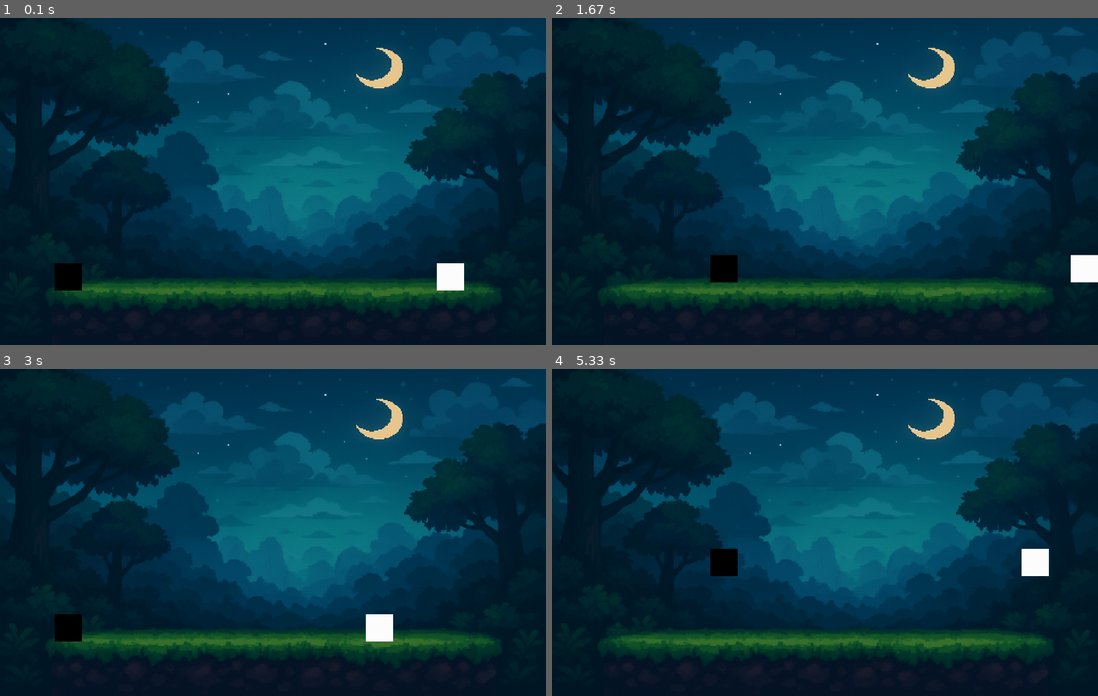
Above: before the commit, frames 1-4 (two rows, left to right).
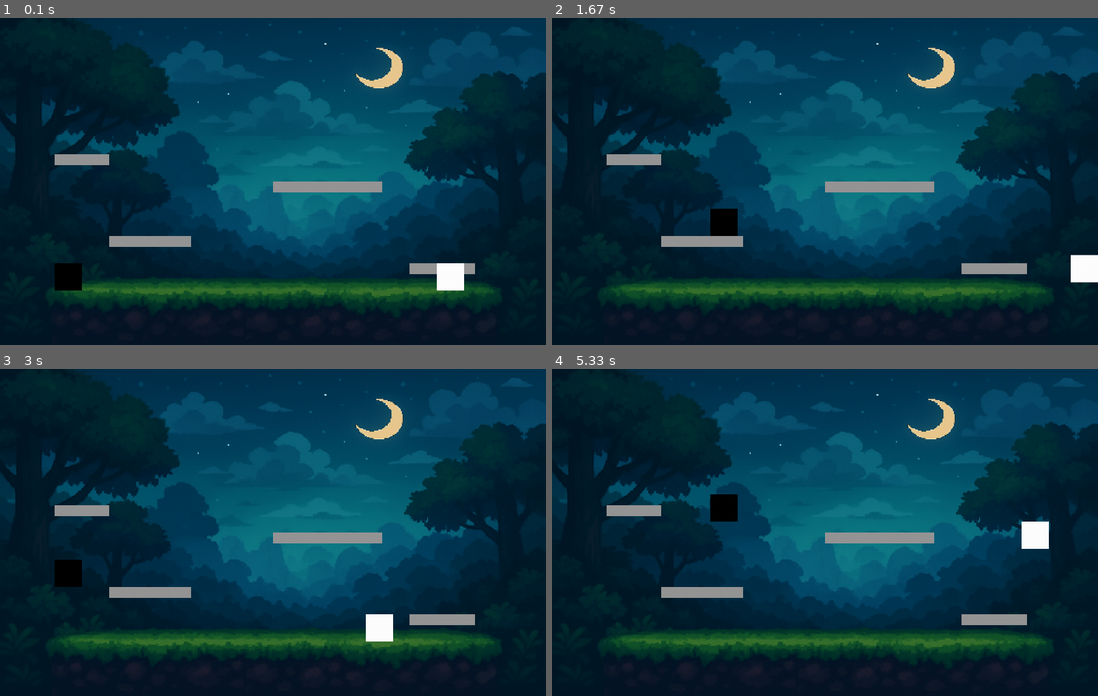
Above: after the commit, the same moments.

Repository: soishizaki/Pygame
Game: pygame game, started from lutinha.py
Two runs of this game, one before a commit and one after it. Both use one fixed random seed, a clock stepped at 60 frames per second and the inputs below.
Inputs:
- Up to frame 1 (0.1 s): no input
- Up to frame 2 (1.67 s): tap W at 0.33 s; hold Right 0.67-1.13 s; hold D 0.67-1.13 s; hold Up 1.17-1.47 s; hold W 1.17-1.47 s; hold Right from 1.5 s (still down); hold D from 1.5 s (still down)
- Up to frame 3 (3 s): release Right at 1.97 s; release D at 1.97 s; hold Left 2-2.53 s; hold A 2-2.53 s; hold Left 2.57-2.97 s; hold A 2.57-2.97 s
- Up to frame 4 (5.33 s): hold Up 3-3.37 s; hold W 3-3.37 s; hold Right 3.4-4.03 s; hold D 3.4-4.03 s; hold Left 4.07-4.53 s; hold A 4.07-4.53 s; hold Right 4.57-5.03 s; hold D 4.57-5.03 s; hold Up from 5.07 s (still down); hold W from 5.07 s (still down)

The runs differ from the first frame. In frame 1, 1.7% of the frame differs, in the area x 10-87%, y 41-79%; in frame 2, 2.7%; in frame 3, 2.7%; in frame 4, 3.6%, in the area x 10-91%, y 38-79%.

Commit message:
cria plataformas, mas nao funciona completamente ainda

Diff:
--- a/lutinha.py
+++ b/lutinha.py
@@ -13,8 +13,9 @@
 fundo = pygame.transform.scale(fundo_original, (largura, altura))
 
 # Cores
-BRANCO = (255, 255, 255)
-PRETO = (0, 0, 0)
+branco = (255, 255, 255)
+preto = (0, 0, 0)
+cinza = (150, 150, 150)
 
 # Parâmetros do personagem
 largura_personagem = 50
@@ -35,6 +36,14 @@
 
 # Criação do relógio para controlar FPS
 clock = pygame.time.Clock()
+
+# Plataformas (x, y, largura, altura)         #Rect cria retângulo
+plataformas = [
+    pygame.Rect(200, 400, 150, 20),
+    pygame.Rect(500, 300, 200, 20),
+    pygame.Rect(750, 450, 120, 20),
+    pygame.Rect(100, 250, 100, 20)
+]
 
 # Função para desenhar os personagens
 def desenhar_personagem(x, y, cor):
@@ -69,11 +78,24 @@
         pulo2 = True
         velocidade_pulo2 = -forca_pulo
 
+     # Retângulos dos personagens
+    rect1 = pygame.Rect(x1, y1, largura_personagem, altura_personagem)
+    rect2 = pygame.Rect(x2, y2, largura_personagem, altura_personagem)
+
     # Lógica da gravidade para o jogador 1
     if pulo1:
         y1 += velocidade_pulo1
         velocidade_pulo1 += gravidade
-        if y1 >= chao - altura_personagem:  # Quando o jogador atinge o chão
+        rect1.y = y1
+        colidiu = False
+        for plataforma in plataformas:
+            if rect1.colliderect(plataforma) and velocidade_pulo1 >= 0:
+                y1 = plataforma.y - altura_personagem
+                pulo1 = False
+                velocidade_pulo1 = 0
+                colidiu = True
+                break
+        if y1 >= chao - altura_personagem:
             y1 = chao - altura_personagem
             pulo1 = False
             velocidade_pulo1 = 0
@@ -82,7 +104,14 @@
     if pulo2:
         y2 += velocidade_pulo2
         velocidade_pulo2 += gravidade
-        if y2 >= chao - altura_personagem:  # Quando o jogador atinge o chão
+        rect2.y = y2
+        for plataforma in plataformas:
+            if rect2.colliderect(plataforma) and velocidade_pulo2 >= 0:
+                y2 = plataforma.y - altura_personagem
+                pulo2 = False
+                velocidade_pulo2 = 0
+                break
+        if y2 >= chao - altura_personagem:
             y2 = chao - altura_personagem
             pulo2 = False
             velocidade_pulo2 = 0
@@ -99,9 +128,14 @@
     # Desenha o fundo na tela
     tela.blit(fundo, (0, 0))
 
+    # Desenhar plataformas
+    for plataforma in plataformas:
+        pygame.draw.rect(tela, cinza, plataforma)
+
+
     # Desenha os dois personagens
-    desenhar_personagem(x1, y1, BRANCO)
-    desenhar_personagem(x2, y2, PRETO)
+    desenhar_personagem(x1, y1, branco)
+    desenhar_personagem(x2, y2, preto)
 
     # Atualiza a tela
     pygame.display.flip()
